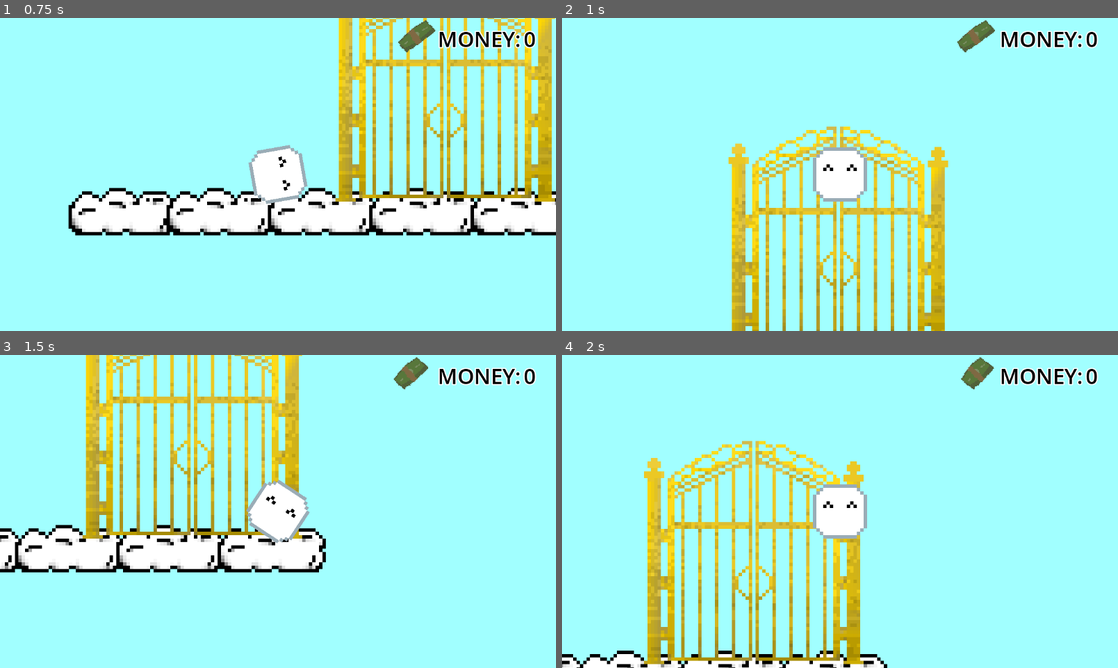
Above: before the commit, frames 1-4 (two rows, left to right).
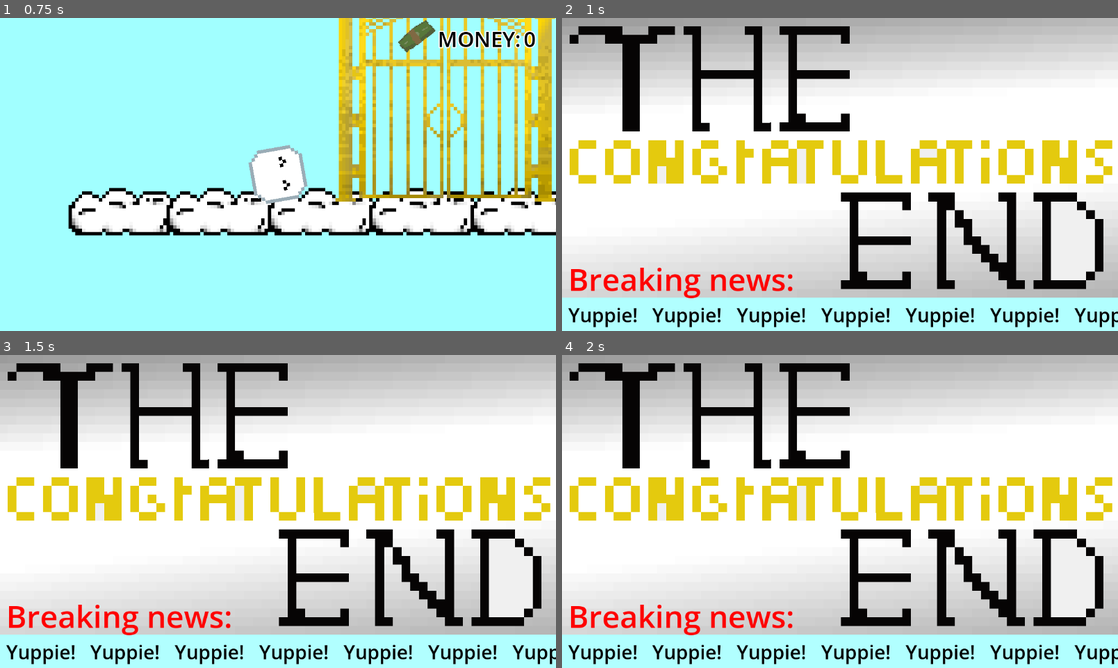
Above: after the commit, the same moments.

Repository: leolevd/Haven-Lisbon-2026
Game: Godot game, scene res://heaven.tscn
Two runs of this game, one before a commit and one after it. Both use one fixed random seed, a clock stepped at 60 frames per second and the inputs below. This scene is started directly instead of the project's main scene.
Inputs (mouse positions are in pixels of both pictures, inside the frame that each line leads up to):
- Up to frame 1 (0.75 s): move the mouse to (400, 158) at 0.52 s; hold D (right) from 0.53 s (still down); hold Shift (showstats) from 0.53 s (still down)
- Up to frame 2 (1 s): keep holding D (right); keep holding Shift (showstats); tap W (jump) at 0.77 s
- Up to frame 3 (1.5 s): keep holding D (right); move the mouse to (166, 527) at 1.27 s; release Shift (showstats) at 1.28 s; tap Shift (showstats) at 1.35 s
- Up to frame 4 (2 s): keep holding D (right); tap W (jump) at 1.52 s

Frame 1 is identical in both runs. In frame 2, 91% of the frame differs, in the area x 0-100%, y 0-100%; in frame 3, 85%; in frame 4, 93%.

Commit message:
meow

Diff:
--- /dev/null
+++ b/end.tscn
@@ -0,0 +1,48 @@
+[gd_scene format=3 uid="uid://vwjukkmqjj0m"]
+
+[ext_resource type="Texture2D" uid="uid://cydsk0neq2b7o" path="res://the_end.png" id="1_n735c"]
+
+[sub_resource type="LabelSettings" id="LabelSettings_tsws6"]
+font_size = 40
+font_color = Color(0, 0, 0, 1)
+
+[sub_resource type="LabelSettings" id="LabelSettings_wmg3h"]
+font_size = 64
+font_color = Color(1, 0, 0, 1)
+
+[node name="end" type="Control" unique_id=531722193]
+layout_mode = 3
+anchors_preset = 15
+anchor_right = 1.0
+anchor_bottom = 1.0
+grow_horizontal = 2
+grow_vertical = 2
+
+[node name="ColorRect" type="ColorRect" parent="." unique_id=1389133597]
+layout_mode = 0
+offset_right = 1152.0
+offset_bottom = 648.0
+color = Color(0.69411767, 1, 1, 1)
+
+[node name="Sprite2D" type="Sprite2D" parent="." unique_id=218072973]
+position = Vector2(578.00006, 289)
+scale = Vector2(18.125002, 18.125002)
+texture = ExtResource("1_n735c")
+
+[node name="Label" type="Label" parent="." unique_id=157395287]
+layout_mode = 0
+offset_left = 13.0
+offset_top = 587.0
+offset_right = 157.0
+offset_bottom = 642.0
+text = "Yuppie!   Yuppie!   Yuppie!   Yuppie!   Yuppie!   Yuppie!   Yupp"
+label_settings = SubResource("LabelSettings_tsws6")
+
+[node name="Label2" type="Label" parent="." unique_id=405008293]
+layout_mode = 0
+offset_left = 13.0
+offset_top = 496.0
+offset_right = 482.0
+offset_bottom = 584.0
+text = "Breaking news:"
+label_settings = SubResource("LabelSettings_wmg3h")
--- a/heaven.gd
+++ b/heaven.gd
@@ -3,4 +3,4 @@
 
 func _on_body_entered(body: Node2D) -> void:
 	if body.name == "player":
-		get_tree().change_scene_to_file("res://heavenend.tscn")
+		get_tree().change_scene_to_file("res://end.tscn")
Binary file added: the_end.png
Not shown, added: the_end.png.import
